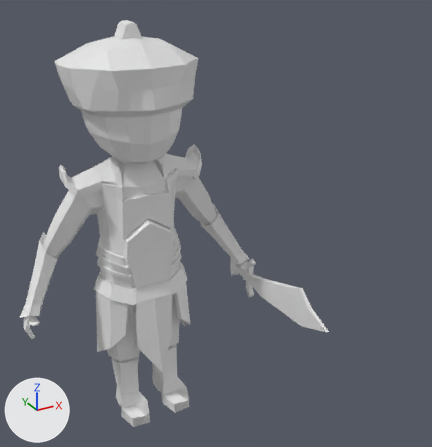
Before and after pictures for a commit that changed the FBX model Map/Assets/Models/Persian_warrior/Persian_warrior_advance.fbx.
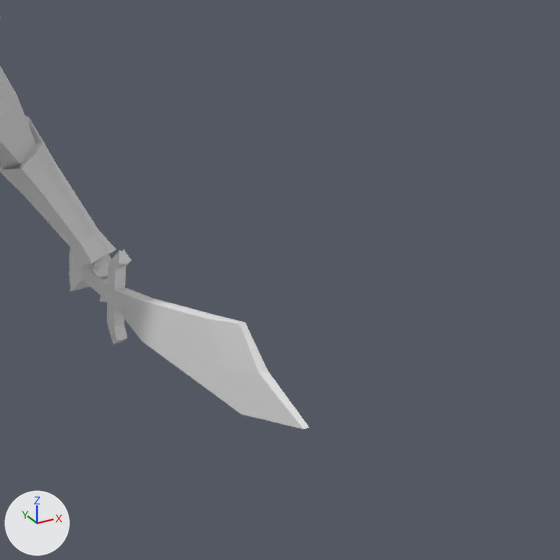
Old and new are each drawn whole from a 50 mm camera at (-7.52, -19.64, 17.26) aimed at (2.19, -1.99, 8.44) and again close up on the part from 47% to 100% of the width and 35% to 86% of the height. The lights are fixed; the arrows at lower left show +X, +Y and +Z. Where no turn or scale is listed for an object, it has been applied to the vertices.

The first close-up shows 'Persian'.
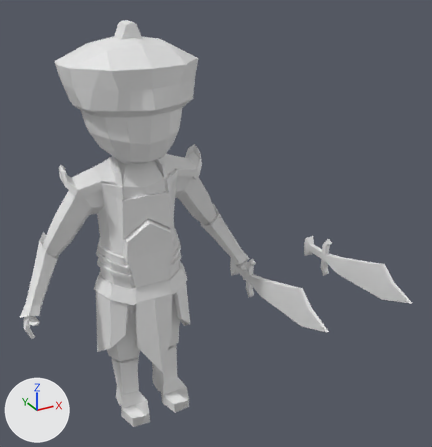
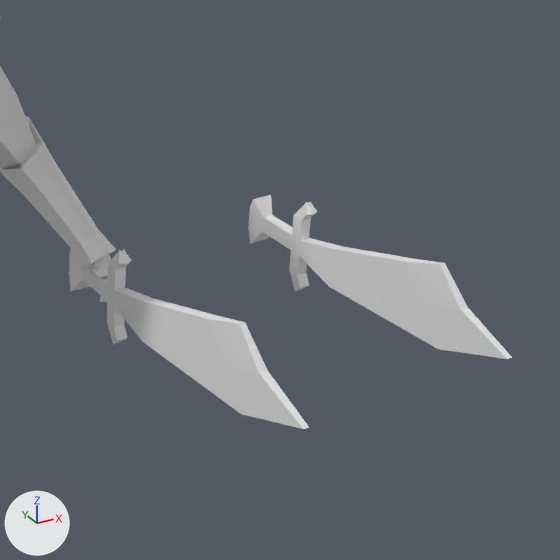
The newer file is also rescaled (x0.139), turned or shifted as a whole; pictures and numbers use the older file's frame.

What differs and where, as boxes (x1, y1, x2, y2) in the close-ups (560 x 560 px):
'Persian', reshaped
    before: (0, 66, 309, 429)
    after: (0, 66, 512, 429)
part 1 of me_cube, added
    after: (248, 195, 512, 359)

What the commit changed:
me_cube has 1264 vertices, 1264 faces and spans x -4.9..4.7, y -5.7..2.3, z 0.0..15.5.
me_cube is used by ob_persian; location (0.0, -0.42, 0.0).
me_cube part 1: the loose piece of 90 vertices spanning x 4.1..4.5, y -5.7..0.7, z 4.3..6.4 is copied, and the copy is moved by (3.9, 0.0, 0.0); it spans x 8.0..8.5, y -5.7..0.7, z 4.3..6.4.
